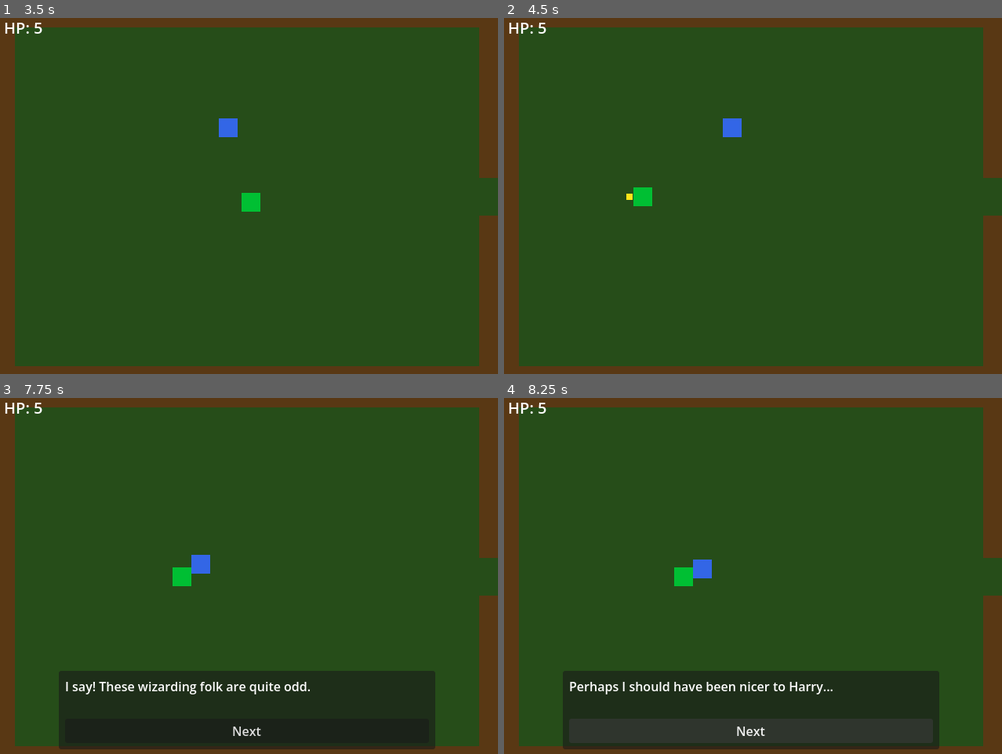
Above: before the commit, frames 1-4 (two rows, left to right).
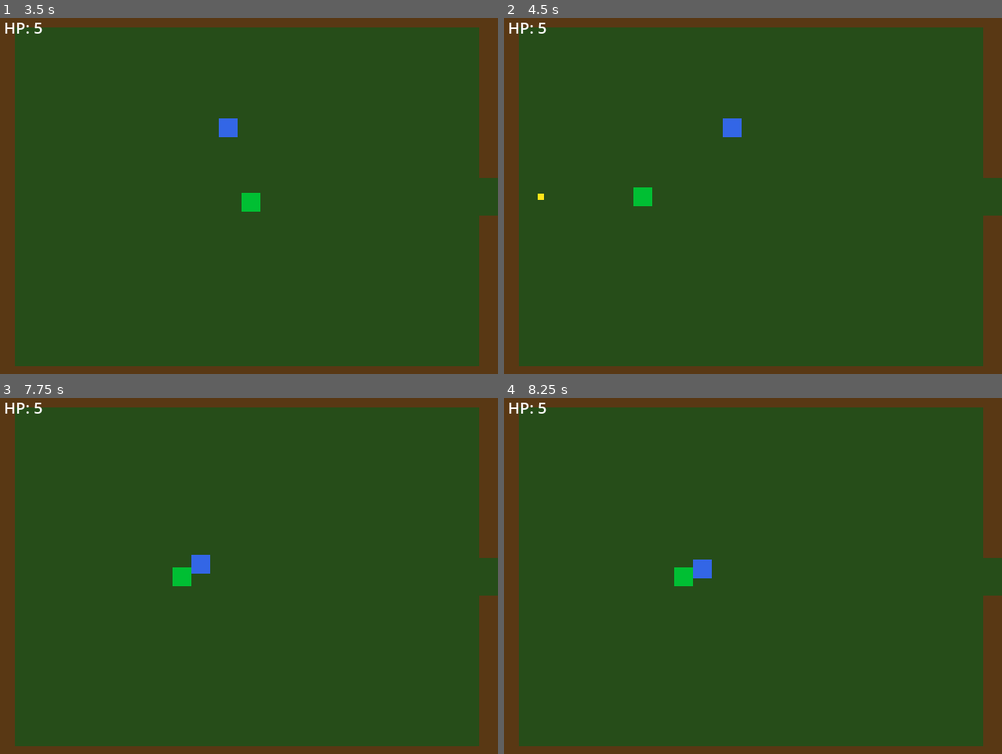
Above: after the commit, the same moments.

Repository: ollyfg/duddy-quest
Game: Godot game, scene res://scenes/main.tscn
The game is run twice, just before and just after one commit, with the same random seed, the same clock (stepped at 60 frames per second) and the same inputs.
Inputs (mouse positions are in pixels of both pictures, inside the frame that each line leads up to):
- Up to frame 1 (3.5 s): move the mouse to (358, 178) at 0.52 s; hold D (move_right) 0.53-1.28 s; tap E (interact, bound only before the commit) at 0.6, 1.35, 2.3, 3.05 s; click (358, 178) at 0.67 s; move the mouse to (144, 217) at 1.27 s; hold S (move_down) 1.28-2.03 s; move the mouse to (298, 114) at 2.02 s; hold D (move_right) 2.03-2.78 s; tap C (melee_attack, bound only after the commit) at 2.1 s; move the mouse to (224, 270) at 2.77 s; hold W (move_up) from 2.78 s (still down); tap Z (melee_attack, bound only before the commit) at 2.85 s; click (224, 270) at 2.92 s
- Up to frame 2 (4.5 s): move the mouse to (902, 252) at 3.52 s; release W (move_up) at 3.53 s; hold A (move_left) from 3.53 s (still down); tap V (ranged_attack, bound only after the commit) at 3.6 s; tap E (interact, bound only before the commit) at 3.8 s; move the mouse to (598, 139) at 4.27 s; tap X (ranged_attack, bound only before the commit) at 4.35 s
- Up to frame 3 (7.75 s): tap E (interact, bound only before the commit) at 4.55, 5.1, 5.85, 6.8, 7.55 s; move the mouse to (273, 576) at 5.02 s; release A (move_left) at 5.03 s; hold S (move_down) 5.03-5.78 s; click (273, 576) at 5.17 s; move the mouse to (169, 483) at 5.77 s; hold D (move_right) 5.78-6.53 s; move the mouse to (358, 558) at 6.52 s; hold W (move_up) 6.53-7.28 s; tap C (melee_attack, bound only after the commit) at 6.6 s; move the mouse to (144, 597) at 7.27 s; hold D (move_right) from 7.28 s (still down); tap Z (melee_attack, bound only before the commit) at 7.35 s; click (144, 597) at 7.42 s
- Up to frame 4 (8.25 s): release D (move_right) at 8 s; click (753, 732) at 8 s, where only the run before the commit has a clickable "Next"

Frame 1 is identical in both runs. In frame 2, less than 0.1% of the frame differs, in the area x 6-26%, y 49-52%; in frame 3, 17%, in the area x 11-88%, y 76-99%; in frame 4, 12%.

Commit message:
Update mobile buttons and keymap: C/V replace Z/X, remove E interact binding
Co-authored-by: ollyfg <8495389+ollyfg@users.noreply.github.com>

Diff:
--- a/project.godot
+++ b/project.godot
@@ -49,18 +49,17 @@
 }
 melee_attack={
 "deadzone": 0.5,
-"events": [Object(InputEventKey,"resource_local_to_scene":fa …(140 unchanged characters)… d":false,"keycode":0,"physical_keycode":90,"key_label":0,"unicode":122,"location":0,"echo":false,"script":null)
+"events": [Object(InputEventKey,"resource_local_to_scene":fa …(140 unchanged characters)… d":false,"keycode":0,"physical_keycode":67,"key_label":0,"unicode":99,"location":0,"echo":false,"script":null)
 ]
 }
 ranged_attack={
 "deadzone": 0.5,
-"events": [Object(InputEventKey,"resource_local_to_scene":fa …(141 unchanged characters)… ":false,"keycode":0,"physical_keycode":88,"key_label":0,"unicode":120,"location":0,"echo":false,"script":null)
+"events": [Object(InputEventKey,"resource_local_to_scene":fa …(141 unchanged characters)… ":false,"keycode":0,"physical_keycode":86,"key_label":0,"unicode":118,"location":0,"echo":false,"script":null)
 ]
 }
 interact={
 "deadzone": 0.5,
-"events": [Object(InputEventKey,"resource_local_to_scene":false,"resource_name":"","device":-1,"window_id":0,"alt_pressed":false,"shift_pressed":false,"ctrl_pressed":false,"meta_pressed":false,"pressed":false,"keycode":0,"physical_keycode":69,"key_label":0,"unicode":101,"location":0,"echo":false,"script":null)
-]
+"events": []
 }
 
 [autoload]
--- a/scenes/mobile_controls.tscn
+++ b/scenes/mobile_controls.tscn
@@ -54,17 +54,6 @@
 offset_bottom = -2.0
 text = "→"
 
-[node name="BtnInteract" type="Button" parent="Overlay"]
-anchor_left = 1.0
-anchor_top = 1.0
-anchor_right = 1.0
-anchor_bottom = 1.0
-offset_left = -180.0
-offset_top = -72.0
-offset_right = -110.0
-offset_bottom = -2.0
-text = "E"
-
 [node name="BtnRanged" type="Button" parent="Overlay"]
 anchor_left = 1.0
 anchor_top = 1.0
@@ -74,7 +63,7 @@
 offset_top = -144.0
 offset_right = -2.0
 offset_bottom = -74.0
-text = "X"
+text = "V"
 
 [node name="BtnMelee" type="Button" parent="Overlay"]
 anchor_left = 1.0
@@ -85,7 +74,7 @@
 offset_top = -72.0
 offset_right = -2.0
 offset_bottom = -2.0
-text = "Z"
+text = "C"
 
 [connection signal="button_down" from="Overlay/BtnUp" to="." method="_on_btn_up_button_down"]
 [connection signal="button_up" from="Overlay/BtnUp" to="." method="_on_btn_up_button_up"]
@@ -95,8 +84,6 @@
 [connection signal="button_up" from="Overlay/BtnDown" to="." method="_on_btn_down_button_up"]
 [connection signal="button_down" from="Overlay/BtnRight" to="." method="_on_btn_right_button_down"]
 [connection signal="button_up" from="Overlay/BtnRight" to="." method="_on_btn_right_button_up"]
-[connection signal="button_down" from="Overlay/BtnInteract" to="." method="_on_btn_interact_button_down"]
-[connection signal="button_up" from="Overlay/BtnInteract" to="." method="_on_btn_interact_button_up"]
 [connection signal="button_down" from="Overlay/BtnRanged" to="." method="_on_btn_ranged_button_down"]
 [connection signal="button_up" from="Overlay/BtnRanged" to="." method="_on_btn_ranged_button_up"]
 [connection signal="button_down" from="Overlay/BtnMelee" to="." method="_on_btn_melee_button_down"]
--- a/scripts/mobile_controls.gd
+++ b/scripts/mobile_controls.gd
@@ -53,10 +53,3 @@
 
 func _on_btn_ranged_button_up() -> void:
 	Input.action_release("ranged_attack")
-
-
-func _on_btn_interact_button_down() -> void:
-	Input.action_press("interact")
-
-func _on_btn_interact_button_up() -> void:
-	Input.action_release("interact")
--- a/scripts/player.gd
+++ b/scripts/player.gd
@@ -61,6 +61,7 @@
 		_perform_melee()
 	if Input.is_action_just_pressed("ranged_attack"):
 		_perform_ranged()
+	# interact has no key binding (removed E key); kept so this call is safe.
 	if Input.is_action_just_pressed("interact"):
 		interacted.emit()
 
